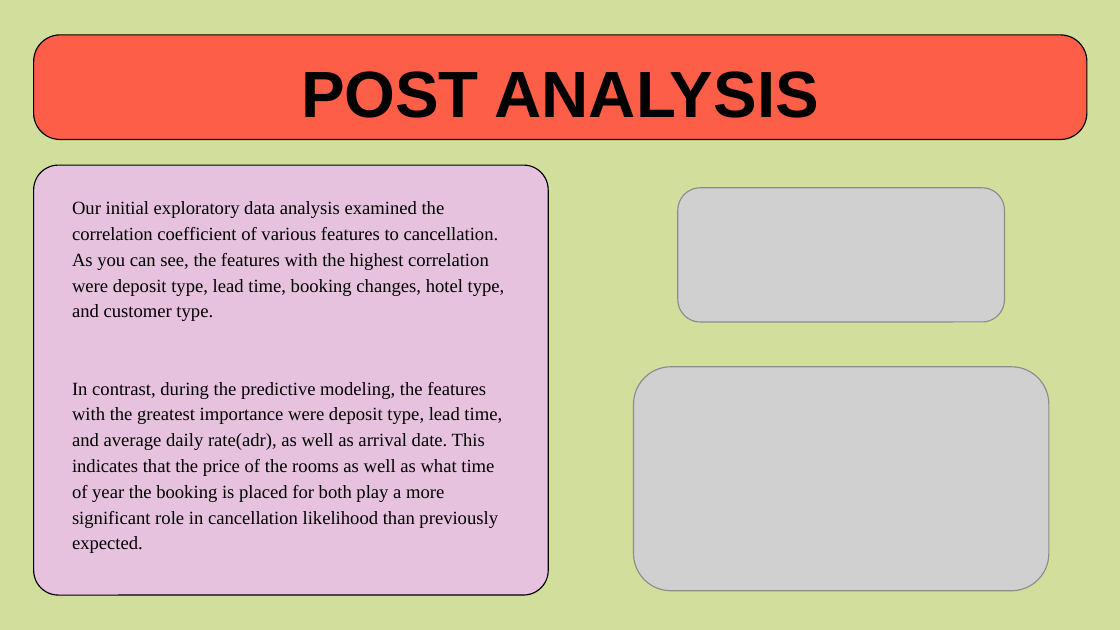
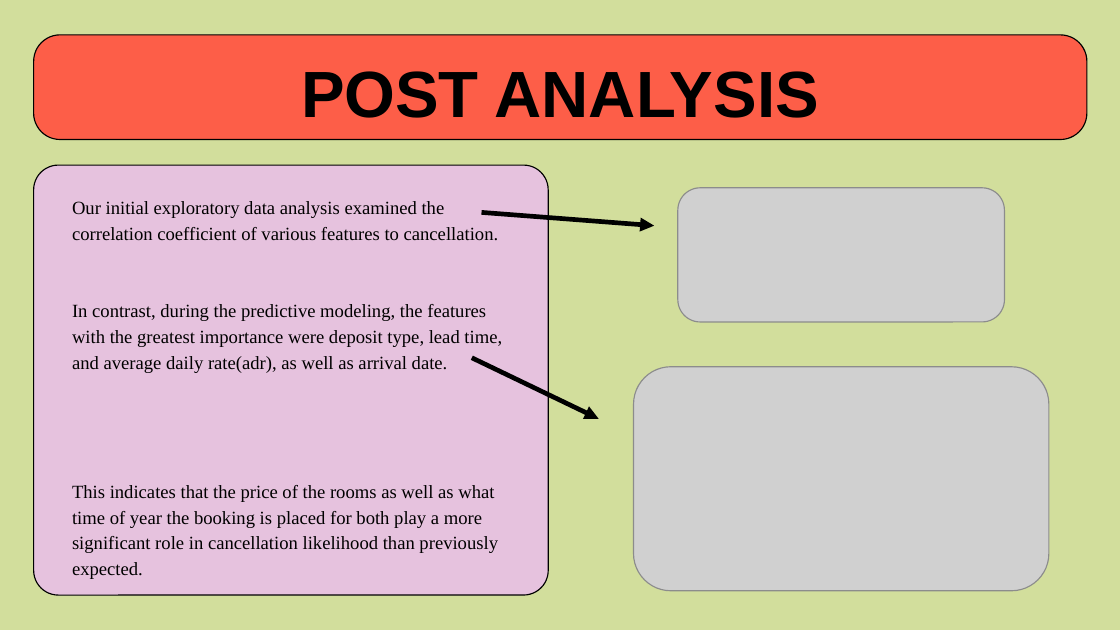
Before and after one commit to AubreyKranz/DataScience, a slide deck: slide 9 of reports/part 4/PROJECT OVERVIEW.pptx. Drawn at 1120x630 pixels with LibreOffice and Linux fonts; fonts in the diff are those of the drawing; grey boxes stand for pictures. Boxes give left, top, right and bottom in pixels: in the first picture for what was removed or moved away, otherwise in the second. Text is boxed around its words. In the diff, an @@ line names an element or a change of style, - is before the commit and + after.

```diff
--- a/reports/part 4/PROJECT OVERVIEW.pptx
+++ b/reports/part 4/PROJECT OVERVIEW.pptx
@@ text at [72, 201, 502, 553]: text changed @@
-Our initial exploratory data analysis examined the correlation coefficient of various features to cancellation. As you can see, the features with the highest correlation were deposit type, lead time, booking changes, hotel type, and customer type.
-In contrast, during the predictive modeling, the features with the greatest importance were deposit type, lead time, and average daily rate(adr), as well as arrival date. This indicates that the price of the rooms as well as what time of year the booking is placed for both play a more significant role in cancellation likelihood than previously expected.
+Our initial exploratory data analysis examined the correlation coefficient of various features to cancellation.
+In contrast, during the predictive modeling, the features with the greatest importance were deposit type, lead time, and average daily rate(adr), as well as arrival date.
+This indicates that the price of the rooms as well as what time of year the booking is placed for both play a more significant role in cancellation likelihood than previously expected.
@@ arrow added from (482, 213) to (654, 225), #000000 3 pt @@
@@ arrow added from (472, 357) to (598, 419), #000000 3 pt @@
```
Also in this commit, not shown: 6 other slides changed, 2 slides added, 1 slide removed, 2 other files.
